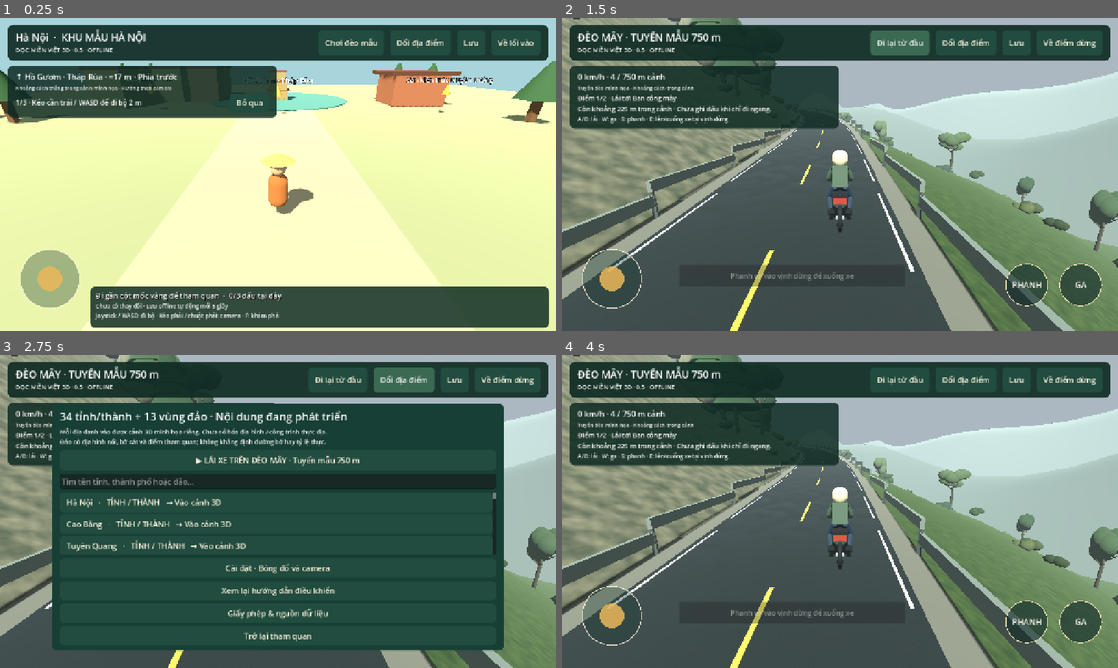
Above: before the commit, frames 1-4 (two rows, left to right).
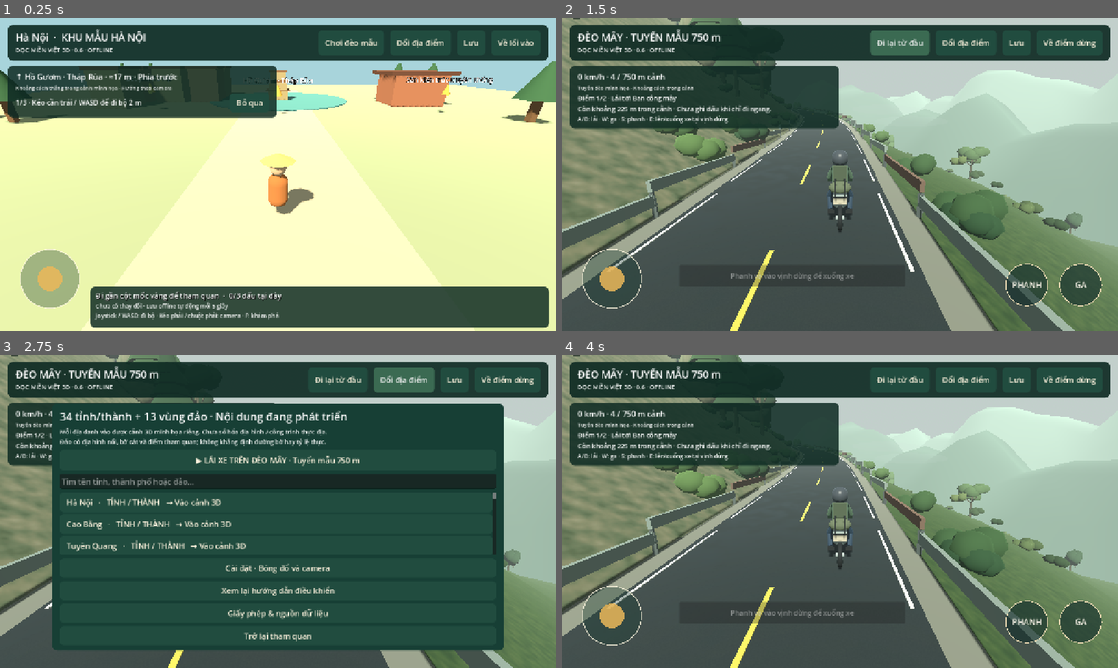
Above: after the commit, the same moments.

Repository: BachVu89/TravelVietnamese
Game: Godot game, scene res://scenes/main.tscn
The game is run twice, just before and just after one commit, with the same random seed, the same clock (stepped at 60 frames per second) and the same inputs.
Inputs (mouse positions are in pixels of both pictures, inside the frame that each line leads up to):
- Up to frame 1 (0.25 s): no input
- Up to frame 2 (1.5 s): click "Chơi đèo mẫu" at 0.5 s; click "Đi lại từ đầu" at 1.25 s
- Up to frame 3 (2.75 s): click "Đổi địa điểm" at 2 s
- Up to frame 4 (4 s): click (840, 480) at 2.77 s; type "12" at 2.85 s; click "▶ LÁI XE TRÊN ĐÈO MÂY · Tuyến…" at 3.5 s

The runs differ from the first frame. In frame 1, less than 0.1% of the frame differs, in the area x 14-15%, y 9-11%; in frame 2, 8.8%, in the area x 14-100%, y 9-80%; in frame 3, 0.9%; in frame 4, 8.8%.

Commit message:
0.6 (PO-13) part 1: game code — atmosphere, props, Cub bike

Diff:
--- a/game3d/project.godot
+++ b/game3d/project.godot
@@ -3,7 +3,7 @@
 
 [application]
 config/name="Dọc miền Việt 3D"
-config/version="0.5.0"
+config/version="0.6.0"
 config/icon="res://icon.svg"
 run/main_scene="res://scenes/main.tscn"
 config/features=PackedStringArray("4.6", "GL Compatibility")
--- a/game3d/scripts/main.gd
+++ b/game3d/scripts/main.gd
@@ -340,7 +340,7 @@
 	heading.add_theme_font_size_override("font_size", 23)
 	names.add_child(heading)
 	var subtitle := Label.new()
-	subtitle.text = "DỌC MIỀN VIỆT 3D · 0.5 · OFFLINE"
+	subtitle.text = "DỌC MIỀN VIỆT 3D · 0.6 · OFFLINE"
 	subtitle.add_theme_font_size_override("font_size", 14)
 	names.add_child(subtitle)
 	demo_entry_button = Button.new()
--- a/game3d/scripts/mountain_pass.gd
+++ b/game3d/scripts/mountain_pass.gd
@@ -169,7 +169,7 @@
 		elif child is MeshInstance3D and child.get_meta("pass_far_mass",false):
 			child.visible = detailed or int(child.get_meta("mountain_layer",0))<2
 		elif child is WorldEnvironment:
-			child.environment.fog_density = 0.0018 if detailed else 0.0025
+			child.environment.fog_density = 0.0021 if detailed else 0.0028
 	if bike and bike.camera:
 		bike.camera.far = 650.0 if detailed else 440.0
 	if player and player.camera:
--- a/game3d/scripts/pass/art.gd
+++ b/game3d/scripts/pass/art.gd
@@ -63,7 +63,7 @@
 	parent.add_child(model)
 	var rubber := material("151B1D")
 	var steel := material("949E9E", 0.25)
-	var paint := material("A8412C", 0.3)
+	var paint := material("B4AA99", 0.5)
 	var cloth := material("536B59")
 	var denim := material("283C50")
 	for z: float in [-0.72, 0.72]:
@@ -81,6 +81,13 @@
 		limb(model, Vector3(-0.12,0.39,z), Vector3(0.12,0.39,z), 0.08, steel)
 	box(model, Vector3(0,0.83,0.1), Vector3(0.39,0.25,0.8), paint)
 	box(model, Vector3(0,1.02,0.28), Vector3(0.43,0.1,0.7), rubber)
+	# Weathered Cub-style leg shield at the front, like the reference bike.
+	box(model, Vector3(0,0.66,-0.52), Vector3(0.44,0.6,0.1), material("C9C2B0",0.55)).rotation.x = 0.22
+	# Rear rack with a strapped luggage roll — the touring load in the photo.
+	box(model, Vector3(0,1.08,0.6), Vector3(0.36,0.05,0.42), steel)
+	ellipsoid(model, Vector3(0,1.27,0.62), Vector3(0.66,0.36,0.44), material("5C6650",0.9))
+	for strap_x: float in [-0.14,0.14]:
+		box(model, Vector3(strap_x,1.27,0.62), Vector3(0.05,0.4,0.48), rubber)
 	ellipsoid(model, Vector3(0,0.65,0), Vector3(0.5,0.48,0.6), steel)
 	for x: float in [-0.14,0.14]:
 		limb(model,Vector3(x,0.4,-0.72),Vector3(x,1.14,-0.49),0.045,steel)
@@ -91,7 +98,8 @@
 	rider.name = "Rider"
 	model.add_child(rider)
 	box(rider,Vector3(0,1.5,0.15),Vector3(0.46,0.62,0.28),cloth).rotation.x = -0.16
-	ellipsoid(rider,Vector3(0,2.01,0.06),Vector3(0.5,0.53,0.5),material("E7DDBA",0.35))
+	box(rider,Vector3(0,1.6,0.4),Vector3(0.37,0.48,0.17),material("46523F",0.9))
+	ellipsoid(rider,Vector3(0,2.01,0.06),Vector3(0.5,0.53,0.5),material("41474E",0.35))
 	box(rider,Vector3(0,2.0,-0.15),Vector3(0.37,0.14,0.08),material("22363C",0.2))
 	for side: float in [-1,1]:
 		limb(rider,Vector3(side*0.2,1.7,0.1),Vector3(side*0.33,1.38,-0.2),0.09,cloth)
@@ -111,7 +119,7 @@
 	var skin := material("CCA889")
 	box(model,Vector3(0,1.15,0),Vector3(0.47,0.6,0.29),cloth)
 	# Same helmet, visor and touring jacket as the rider, now standing upright.
-	ellipsoid(model,Vector3(0,1.69,0),Vector3(0.5,0.53,0.5),material("E7DDBA",0.35))
+	ellipsoid(model,Vector3(0,1.69,0),Vector3(0.5,0.53,0.5),material("41474E",0.35))
 	box(model,Vector3(0,1.69,0.21),Vector3(0.37,0.14,0.08),material("22363C",0.2))
 	box(model,Vector3(0,1.14,-0.17),Vector3(0.34,0.42,0.16),material("384B3D"))
 	for side: float in [-1,1]:
--- a/game3d/scripts/pass/scenery.gd
+++ b/game3d/scripts/pass/scenery.gd
@@ -7,24 +7,24 @@
 	env.background_mode = Environment.BG_SKY
 	var sky := Sky.new()
 	var sky_mat := ProceduralSkyMaterial.new()
-	sky_mat.sky_top_color = Color("8096A8")
-	sky_mat.sky_horizon_color = Color("BEC8CE")
-	sky_mat.ground_horizon_color = Color("ABB8C1")
-	sky_mat.ground_bottom_color = Color("374B42")
+	sky_mat.sky_top_color = Color("6B8296")
+	sky_mat.sky_horizon_color = Color("D3DCD8")
+	sky_mat.ground_horizon_color = Color("AEBBAF")
+	sky_mat.ground_bottom_color = Color("2E4238")
 	sky.sky_material = sky_mat
 	env.sky = sky
 	env.ambient_light_source = Environment.AMBIENT_SOURCE_COLOR
-	env.ambient_light_color = Color("C1CFCA")
-	env.ambient_light_energy = 0.42
+	env.ambient_light_color = Color("BCCDC2")
+	env.ambient_light_energy = 0.5
 	env.fog_enabled = true
-	env.fog_light_color = Color("ABB8C1")
-	env.fog_density = 0.0018
+	env.fog_light_color = Color("C2CFCB")
+	env.fog_density = 0.0021
 	environment.environment = env
 	world.add_child(environment)
 	var sun := DirectionalLight3D.new()
 	sun.rotation_degrees = Vector3(-46,-30,0)
-	sun.light_energy = 1.0
-	sun.light_color = Color("E7E5D6")
+	sun.light_energy = 0.9
+	sun.light_color = Color("E6E1D0")
 	sun.shadow_enabled = true
 	sun.directional_shadow_max_distance = 85
 	world.add_child(sun)
@@ -50,12 +50,14 @@
 		_mark(world,float(s),-3.25,0.09,5.1,white)
 		_mark(world,float(s),3.25,0.09,5.1,white)
 	var rail := preload("res://scripts/pass_materials.gd").metal()
+	var rust := PassArt.material("6B564A",0.95)
 	for s in range(0,750,5):
 		for side: float in [-1.0,1.0]:
 			var offset := -4.2 if side<0 else PassRoute.outer_edge(s)
 			var a := PassRoute.at(s,offset)
 			var b := PassRoute.at(minf(s+5,750),offset)
-			var beam := PassArt.box(world,(a+b)*0.5+Vector3.UP*0.78,Vector3(0.14,0.36,a.distance_to(b)+0.08),rail,true)
+			var beam_mat: Material = rust if (s/5 + (0 if side<0 else 1)) % 6 == 2 else rail
+			var beam := PassArt.box(world,(a+b)*0.5+Vector3.UP*0.78,Vector3(0.14,0.36,a.distance_to(b)+0.08),beam_mat,true)
 			beam.rotation.y = atan2(b.x-a.x,b.z-a.z)
 			PassArt.box(world,a+Vector3.UP*0.4,Vector3(0.12,0.8,0.14),PassArt.material("545D5C"))
 	# End barriers protect the two route terminals.
@@ -66,6 +68,11 @@
 		_strip(world,"Layby"+str(int(stop)),4.25,13.0,PassArt.material("7B8074"),true,false,stop-20,stop+20)
 		for i in range(3):
 			PassArt.box(world,PassRoute.at(stop-9+i*7,11.8)+Vector3.UP*0.65,Vector3(0.4,1.3,0.4),rail)
+		# Weathered concrete barriers guard the outer edge of each layby.
+		for i in range(4):
+			var barrier_mat := PassArt.material("A9A89C" if i%2==0 else "9C9A8E",0.9)
+			var barrier := PassArt.box(world,PassRoute.at(stop-13.5+i*6.4,12.55)+Vector3.UP*0.4,Vector3(0.45,0.8,5.6),barrier_mat,true)
+			barrier.rotation.y = atan2(-PassRoute.tangent(stop).x,-PassRoute.tangent(stop).z)
 		var sign := PassArt.box(world,PassRoute.at(stop-19,5)+Vector3.UP*2.2,Vector3(2,1.2,0.12),PassArt.material("285B4C"))
 		var label := Label3D.new()
 		label.text = "P  ĐIỂM DỪNG\nGIẢM TỐC"
@@ -75,6 +82,10 @@
 		sign.add_child(label)
 	_forest(world)
 	_far_ridges(world)
+	_mist_banks(world)
+	_puddles(world)
+	_milestones(world)
+	_waterfalls(world)
 	_batch_static_boxes(world)
 
 static func _strip(world: Node3D, title: String, left: float, right: float, mat: Material, collision: bool, terrain: bool = false, from_distance: float = 0.0, to_distance: float = 750.0) -> void:
@@ -118,32 +129,114 @@
 
 static func _far_ridges(world: Node3D) -> void:
 	# Closed-width mountain masses replace single vertical paper planes.
-	for layer in range(3):
-		var st := SurfaceTool.new()
-		st.begin(Mesh.PRIMITIVE_TRIANGLES)
-		for i in range(65):
-			for row in range(6):
-				var points: Array[Vector3] = []
-				for uv: Vector2i in [Vector2i(i,row),Vector2i(i+1,row),Vector2i(i,row+1),Vector2i(i+1,row+1)]:
-					var z := -1100.0+uv.x*25.0
-					var cross_section := float(uv.y)/6.0
-					var x := 105.0+layer*120.0+cross_section*200.0+sin(z*0.007+layer)*30.0
-					var peak := 95.0+layer*28.0+sin(z*0.011+layer)*30.0+sin(z*0.023)*13.0
-					var y := -65.0+sin(cross_section*PI)*peak
-					points.append(Vector3(x,y,z))
-				for index: int in [0,1,2,1,3,2]:
-					st.add_vertex(points[index])
-		st.generate_normals()
-		var ridge := MeshInstance3D.new()
-		ridge.name = "ContinuousMountainMass"+str(layer)
-		ridge.mesh = st.commit()
-		var mat := PassArt.material("5B7067" if layer==0 else "778D87" if layer==1 else "94A5A4")
-		mat.cull_mode = BaseMaterial3D.CULL_DISABLED
-		ridge.material_override = mat
-		ridge.set_meta("pass_far_mass",true)
-		ridge.set_meta("mountain_layer",layer)
-		world.add_child(ridge)
+	# Layered blue-green silhouettes on BOTH sides so bends looking either
+	# way read depth through the mist instead of flat white-cyan shapes.
+	for side: float in [1.0,-1.0]:
+		for layer in range(3):
+			var st := SurfaceTool.new()
+			st.begin(Mesh.PRIMITIVE_TRIANGLES)
+			for i in range(65):
+				for row in range(6):
+					var points: Array[Vector3] = []
+					for uv: Vector2i in [Vector2i(i,row),Vector2i(i+1,row),Vector2i(i,row+1),Vector2i(i+1,row+1)]:
+						var z := -1100.0+uv.x*25.0
+						var cross_section := float(uv.y)/6.0
+						var x := side*(105.0+layer*120.0+cross_section*200.0+sin(z*0.007+layer)*30.0)
+						var peak := 105.0+layer*28.0+sin(z*0.011+layer)*30.0+sin(z*0.023)*13.0+sin(z*0.11+layer)*10.0+sin(z*0.043+layer*2.0)*16.0
+						var y := -65.0+pow(sin(cross_section*PI),0.7)*peak
+						points.append(Vector3(x,y,z))
+					for index: int in [0,1,2,1,3,2]:
+						st.add_vertex(points[index])
+			st.generate_normals()
+			var ridge := MeshInstance3D.new()
+			ridge.name = "ContinuousMountainMass"+str(layer)+("L" if side<0 else "R")
+			ridge.mesh = st.commit()
+			var mat := PassArt.material("3E5C4C" if layer==0 else "5F7F6E" if layer==1 else "8AA696")
+			mat.cull_mode = BaseMaterial3D.CULL_DISABLED
+			ridge.material_override = mat
+			ridge.set_meta("pass_far_mass",true)
+			ridge.set_meta("mountain_layer",layer)
+			world.add_child(ridge)
 	_rock_outcrops(world)
+
+static func _mist_banks(world: Node3D) -> void:
+	# Low translucent mist banks drifting over the valley side and between
+	# the far ridge layers; very low alpha so they layer, never hide the road.
+	var mist := StandardMaterial3D.new()
+	mist.albedo_color = Color(0.88,0.92,0.91,0.08)
+	mist.transparency = BaseMaterial3D.TRANSPARENCY_ALPHA
+	mist.roughness = 1.0
+	mist.shading_mode = BaseMaterial3D.SHADING_MODE_UNSHADED
+	var mist_far := StandardMaterial3D.new()
+	mist_far.albedo_color = Color(0.86,0.90,0.89,0.10)
+	mist_far.transparency = BaseMaterial3D.TRANSPARENCY_ALPHA
+	mist_far.roughness = 1.0
+	mist_far.shading_mode = BaseMaterial3D.SHADING_MODE_UNSHADED
+	for i in range(5):
+		var s := 80.0+i*135.0
+		var bank := PassArt.ellipsoid(world,PassRoute.at(s,58)+Vector3.UP*(-4.0+float(i%3)*2.0),Vector3(46,5,20),mist)
+		bank.cast_shadow = GeometryInstance3D.SHADOW_CASTING_SETTING_OFF
+	for i in range(3):
+		var s := 150.0+i*270.0
+		var bank := PassArt.ellipsoid(world,PassRoute.at(s,150)+Vector3.UP*(2.0+float(i)*2.0),Vector3(90,9,40),mist_far)
+		bank.cast_shadow = GeometryInstance3D.SHADOW_CASTING_SETTING_OFF
+
+static func _puddles(world: Node3D) -> void:
+	# Dark low-roughness patches read as standing water on the damp asphalt.
+	var water := StandardMaterial3D.new()
+	water.albedo_color = Color("454F57")
+	water.roughness = 0.14
+	water.metallic_specular = 0.65
+	var rng := RandomNumberGenerator.new()
+	rng.seed = 7707
+	for i in range(16):
+		var s := rng.randf_range(25.0,735.0)
+		var lateral := rng.randf_range(-2.4,2.4)
+		var patch := PassArt.box(world,PassRoute.at(s,lateral)+Vector3.UP*0.02,Vector3(rng.randf_range(1.2,2.2),0.012,rng.randf_range(2.2,4.5)),water)
+		patch.rotation.y = atan2(-PassRoute.tangent(s).x,-PassRoute.tangent(s).z)
+		patch.rotation.x = atan(0.065)
+
+static func _milestones(world: Node3D) -> void:
+	# Red-topped destination milestones like the reference photo: white post,
+	# red cap, black "ĐÀ LẠT / KHÁNH LÊ" lettering facing the road.
+	var post_mat := PassArt.material("E8E6DA",0.7)
+	var cap_mat := PassArt.material("B03A2E",0.6)
+	for s: float in [60.0,245.0,565.0]:
+		var base := preload("res://scripts/pass/vegetation.gd").terrain_point(s,5.1)
+		var right := PassRoute.right(s)
+		var yaw := atan2(-right.x,-right.z)
+		var post := PassArt.box(world,base+Vector3.UP*0.48,Vector3(0.55,0.95,0.14),post_mat)
+		post.rotation.y = yaw
+		var cap := PassArt.box(world,base+Vector3.UP*0.98,Vector3(0.55,0.3,0.145),cap_mat)
+		cap.rotation.y = yaw
+		var label := Label3D.new()
+		label.text = "ĐÀ LẠT\nKHÁNH LÊ"
+		label.font_size = 44
+		label.pixel_size = 0.0085
+		label.modulate = Color("191919")
+		label.position = Vector3(0,-0.12,0.085)
+		post.add_child(label)
+
+static func _waterfalls(world: Node3D) -> void:
+	# Stepped cascades down the rock wall, with a dark wet streak behind and
+	# foam where the water lands — the reference pass has falls on the wall.
+	var fall_mat := PassArt.material("D9E4DF",0.3)
+	var wet_mat := PassArt.material("33413C",0.95)
+	var foam_mat := PassArt.material("EDF2EE",0.5)
+	for s: float in [372.0,470.0]:
+		var right := PassRoute.right(s)
+		var yaw := atan2(right.x,right.z)
+		var back := preload("res://scripts/pass/vegetation.gd").terrain_point(s,-8.1)
+		var streak := PassArt.box(world,back+Vector3.UP*2.1-right*0.07,Vector3(1.5,5.6,0.06),wet_mat)
+		streak.rotation.y = yaw
+		for i in range(5):
+			var lat := -11.0+float(i)*1.45
+			var p := preload("res://scripts/pass/vegetation.gd").terrain_point(s,lat)
+			var step := PassArt.box(world,p+Vector3.UP*0.55,Vector3(1.0,2.0,0.09),fall_mat)
+			step.rotation.y = yaw
+		var base := preload("res://scripts/pass/vegetation.gd").terrain_point(s,-4.9)
+		var foam := PassArt.ellipsoid(world,base+Vector3.UP*0.12,Vector3(0.95,0.22,0.95),foam_mat)
+		foam.cast_shadow = GeometryInstance3D.SHADOW_CASTING_SETTING_OFF
 
 static func _rock_outcrops(world: Node3D) -> void:
 	var mesh := SphereMesh.new()
--- a/game3d/scripts/pass/vegetation.gd
+++ b/game3d/scripts/pass/vegetation.gd
@@ -114,21 +114,40 @@
 			for i in range(40):
 				var distance := rng.randf_range(chunk*125,(chunk+1)*125)
 				var side := -1.0 if i%2==0 else 1.0
-				var offset := rng.randf_range(8 if side<0 else 18,69)*side
+				var offset := rng.randf_range(8 if side<0 else 18,69 if side<0 else 100)*side
 				var p := terrain_point(distance,offset)
 				var size_value := rng.randf_range(0.7,1.4)
 				var basis := Basis(Vector3.UP,rng.randf_range(0,TAU)).scaled(Vector3(size_value,size_value*rng.randf_range(0.9,1.25),size_value))
 				transforms.append(Transform3D(basis,p))
-				colors.append(Color("233E2B").lerp(Color("57704A"),rng.randf()))
+				colors.append(Color("1E3626").lerp(Color("4E6B41"),rng.randf()))
 			add_group(world,"ForestTrunkForm"+str(form),tree_mesh(form,false),materials.bark(),transforms,[],chunk)
 			add_group(world,"ForestCanopyForm"+str(form),tree_mesh(form,true),materials.foliage(),transforms,colors,chunk)
 		var shrubs: Array[Transform3D] = []
 		var shrub_colors: Array[Color] = []
-		for i in range(180):
+		for i in range(215):
 			var distance := rng.randf_range(chunk*125,(chunk+1)*125)
 			var side := -1.0 if i%2==0 else 1.0
 			var offset := rng.randf_range(5.8 if side<0 else 15,37)*side
 			var size_value := rng.randf_range(0.65,1.6)
 			shrubs.append(Transform3D(Basis(Vector3.UP,rng.randf_range(0,TAU)).scaled(Vector3.ONE*size_value),terrain_point(distance,offset)))
-			shrub_colors.append(Color("33462D").lerp(Color("65724B"),rng.randf()))
+			shrub_colors.append(Color("2C422A").lerp(Color("5C6E42"),rng.randf()))
 		add_group(world,"Understory",understory_mesh(),materials.foliage(),shrubs,shrub_colors,chunk,0.42)
+		# Dense fern band hugging the road edges, like the reference photo's
+		# roadside undergrowth; kept out of the paved laybys on the valley side.
+		var ferns: Array[Transform3D] = []
+		var fern_colors: Array[Color] = []
+		for i in range(70):
+			var distance := rng.randf_range(chunk*125,(chunk+1)*125)
+			var side := -1.0 if i%2==0 else 1.0
+			if side > 0:
+				var near_stop := false
+				for stop: float in PassRoute.STOPS:
+					if absf(distance-stop) < 24.0:
+						near_stop = true
+				if near_stop:
+					continue
+			var offset := rng.randf_range(4.7,6.6)*side
+			var size_value := rng.randf_range(0.8,1.5)
+			ferns.append(Transform3D(Basis(Vector3.UP,rng.randf_range(0,TAU)).scaled(Vector3.ONE*size_value),terrain_point(distance,offset)))
+			fern_colors.append(Color("2A4630").lerp(Color("5F7A48"),rng.randf()))
+		add_group(world,"RoadsideFerns",understory_mesh(),materials.foliage(),ferns,fern_colors,chunk,0.5)
--- a/game3d/scripts/pass_materials.gd
+++ b/game3d/scripts/pass_materials.gd
@@ -69,7 +69,7 @@
 	material.resource_name = "Original mossy strata rock"
 	material.albedo_color = Color.WHITE
 	material.albedo_texture = _ramp_texture(5921, 0.035, PackedColorArray([
-		Color("3e4b3e"), Color("5e6353"), Color("7b7b68"), Color("93917d")]))
+		Color("36452f"), Color("55604a"), Color("6e6e58"), Color("83806c")]))
 	material.roughness = 0.96
 	material.metallic_specular = 0.18
 	# World triplanar avoids dependence on imported cliff UVs. Different axis scales
@@ -95,7 +95,7 @@
 	material.resource_name = "Original forest ground"
 	material.albedo_color = Color.WHITE
 	material.albedo_texture = _ramp_texture(7138, 0.055, PackedColorArray([
-		Color("2e4231"), Color("435a38"), Color("637047")]))
+		Color("2a3e2c"), Color("3c5233"), Color("57663f")]))
 	material.roughness = 1.0
 	material.metallic_specular = 0.12
 	material.uv1_triplanar = true
Not shown, changed: game3d/export_presets.cfg
